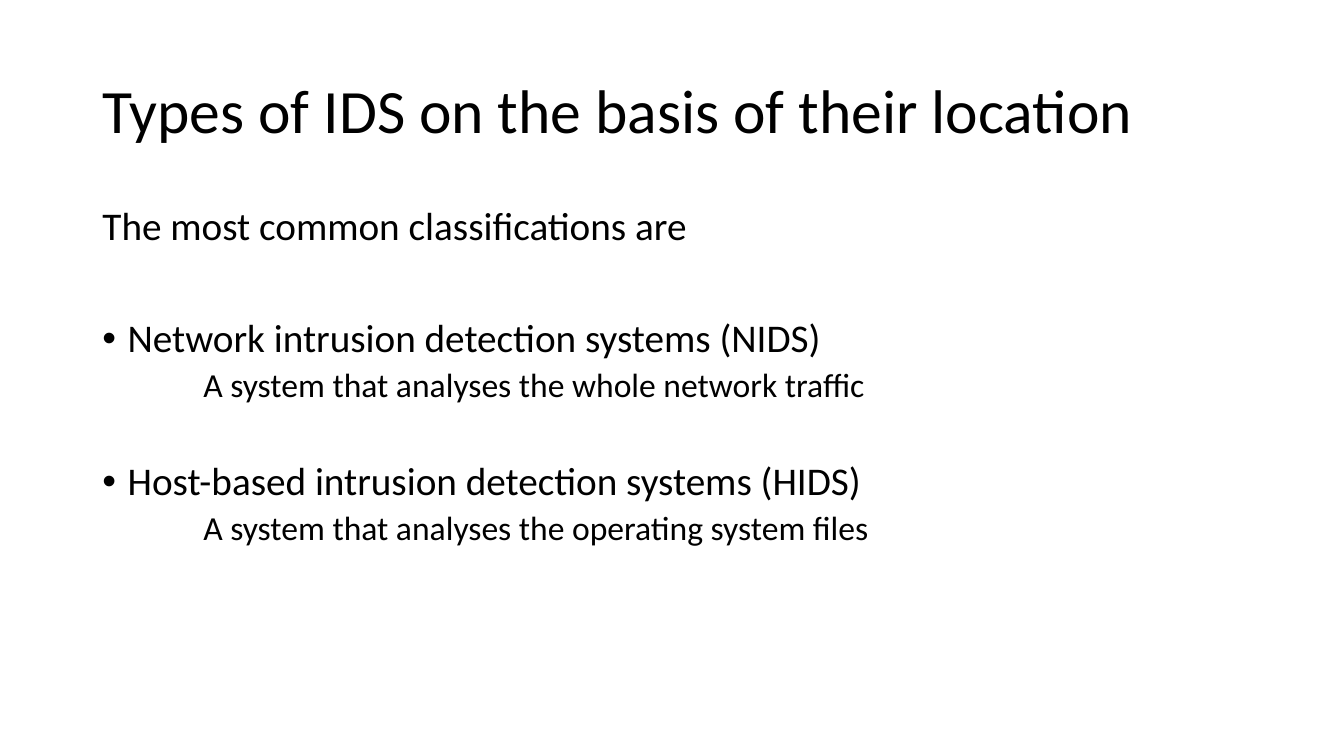
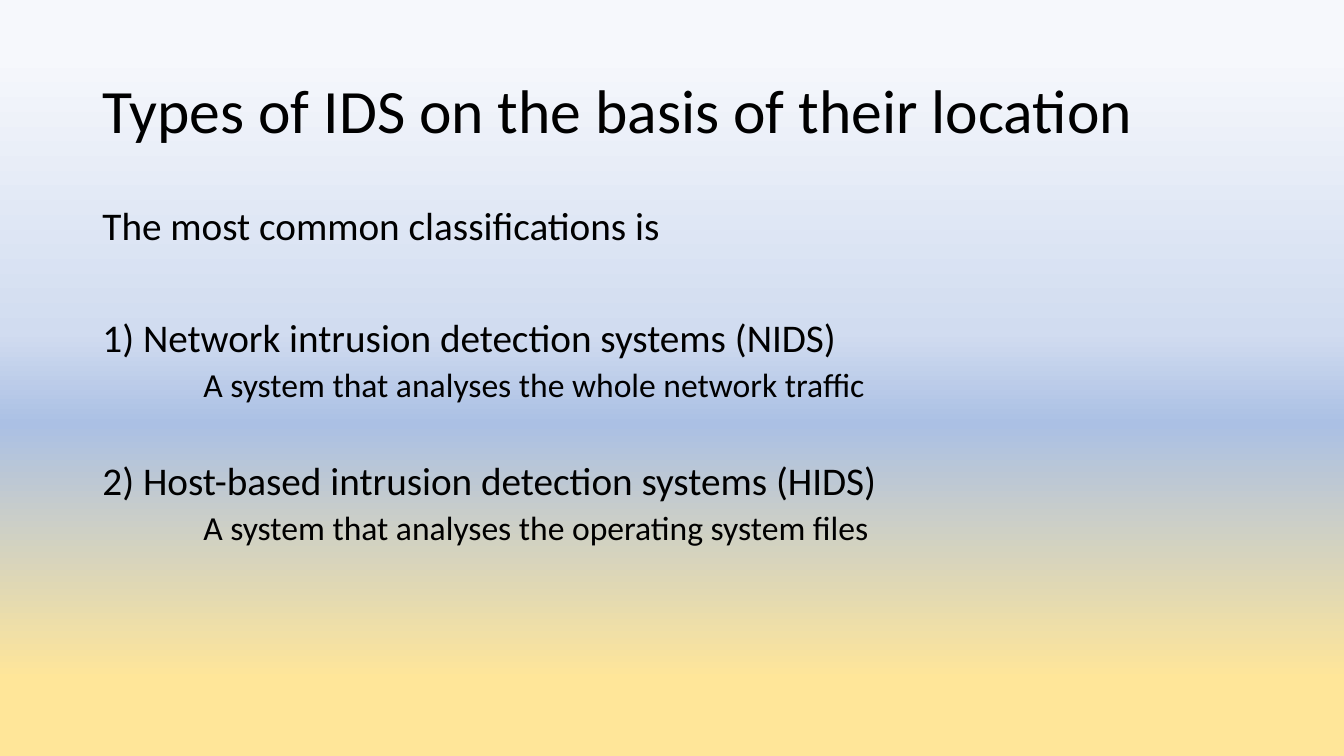
Before and after one commit to anujshr15/-MINOR-PROJECT--Intrusion-Detection-System-, a slide deck: slide 4 of Minor Project presentation.pptx. Drawn at 1344x756 pixels with LibreOffice and Linux fonts; fonts in the diff are those of the drawing. Boxes give left, top, right and bottom in pixels: in the first picture for what was removed or moved away, otherwise in the second. Text is boxed around its words. In the diff, an @@ line names an element or a change of style, - is before the commit and + after.

```diff
--- a/Minor Project presentation.pptx
+++ b/Minor Project presentation.pptx
@@ background #FFFFFF to gradient #F6F8FC to #D1DCF0 to #ABC0E4 to #FFE699 @@
@@ text at (102, 212, 836, 359): text changed @@
-The most common classifications are
-• Network intrusion detection systems (NIDS)
+The most common classifications is
+1) Network intrusion detection systems (NIDS)
@@ text at (102, 466, 876, 502): text changed @@
-• Host-based intrusion detection systems (HIDS)
+2) Host-based intrusion detection systems (HIDS)
```
Also in this commit, not shown: 41 other slides changed, 6 slides added, 1 slide removed, 1 other file.
